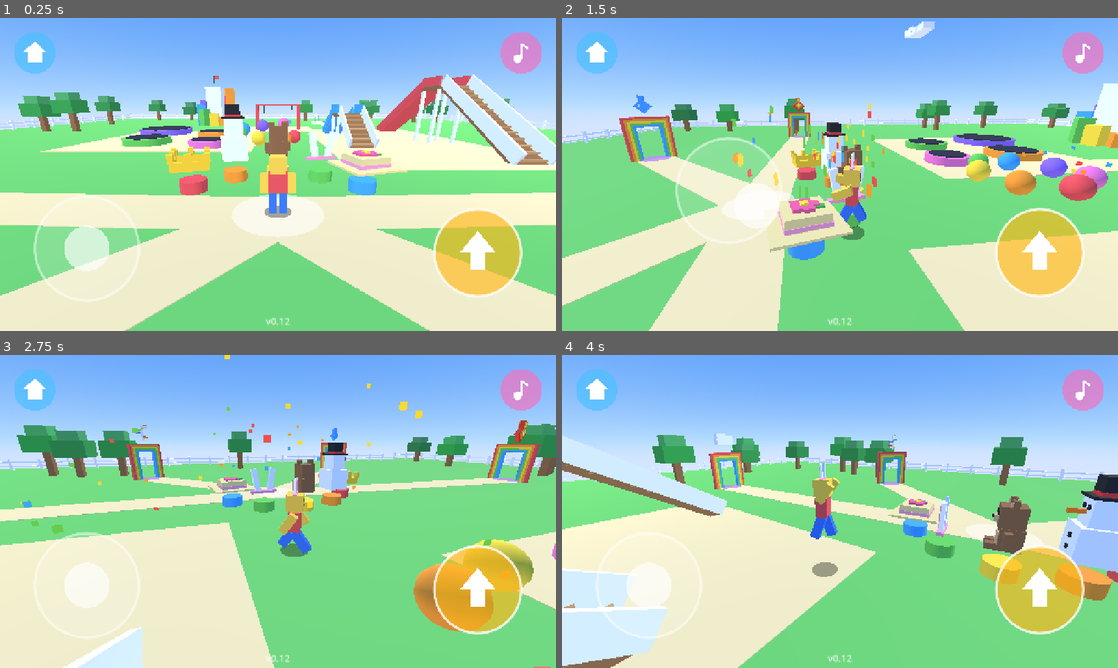
Above: before the commit, frames 1-4 (two rows, left to right).
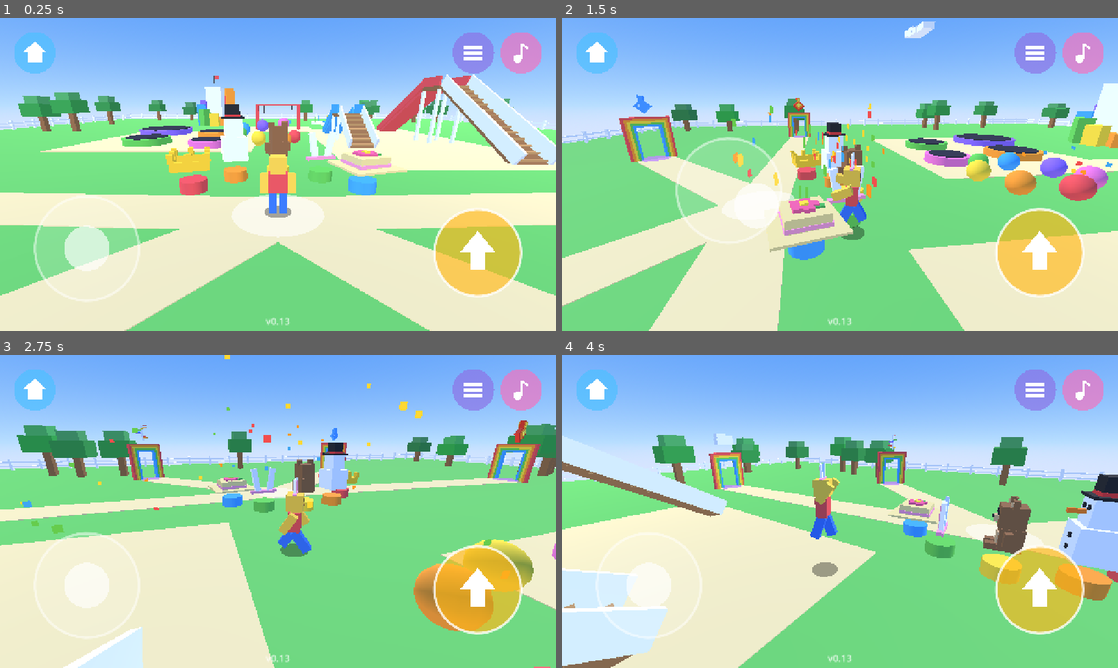
Above: after the commit, the same moments.

Repository: yusufmalikul/jumpbox
Game: Godot game, scene res://scenes/main.tscn
Same seed, same stepped clock (60 frames per second), same inputs: the game is played once before the commit and once after it. Sound files missing from this copy of the repository are replaced by a short silence.
Inputs (mouse positions are in pixels of both pictures, inside the frame that each line leads up to):
- Up to frame 1 (0.25 s): no input
- Up to frame 2 (1.5 s): move the mouse to (962, 158) at 0.52 s; hold D 0.53-1.25 s; hold Q 0.53-1.25 s; click (962, 158) at 0.67 s; tap Space at 0.77 s; drag from (728, 190) to (812, 237) at 1.27 s
- Up to frame 3 (2.75 s): move the mouse to (333, 442) at 2.02 s; hold D from 2.03 s (still down); hold Q from 2.03 s (still down); click (333, 442) at 2.17 s
- Up to frame 4 (4 s): release D at 2.75 s; release Q at 2.75 s; drag from (812, 574) to (673, 464) at 2.77 s; move the mouse to (1006, 558) at 3.52 s; hold A from 3.53 s (still down); hold Q from 3.53 s (still down); click (1006, 558) at 3.67 s; tap Space at 3.77 s

The runs differ from the first frame. In frame 1, 0.8% of the frame differs, in the area x 51-89%, y 4-99%; in frame 2, 0.8%; in frame 3, 0.8%; in frame 4, 0.8%.

Commit message:
Add a menu with About and Exit
A new menu button (three bars, next to the music button) opens the menu
and pauses the game. It has big buttons: "Main lagi" (play again),
"Tentang" (about: name, version, a short line and the Godot credit) and
"Keluar" (close the app).

tests/menu_test.gd checks opening, the about page and closing.
Version 0.13.

Diff:
--- a/project.godot
+++ b/project.godot
@@ -6,7 +6,7 @@
 
 config/name="JumpBox"
 config/description="An offline 3D playground for little kids."
-config/version="0.12"
+config/version="0.13"
 run/main_scene="res://scenes/main.tscn"
 config/features=PackedStringArray("4.7", "GL Compatibility")
 config/icon="res://icon.svg"
--- a/scripts/main.gd
+++ b/scripts/main.gd
@@ -8,6 +8,7 @@
 const Rides := preload("res://scripts/rides.gd")
 const PlayerScript := preload("res://scripts/player.gd")
 const TouchUIScript := preload("res://scripts/touch_ui.gd")
+const MenuScript := preload("res://scripts/menu.gd")
 const SoundScript := preload("res://scripts/sound.gd")
 const Hats := preload("res://scripts/hats.gd")
 ## The jump courses: their script, where they are, and the icon over their door.
@@ -34,6 +35,7 @@
 var _sound: Node
 var _player: Node
 var _ui: Node
+var _menu: Node
 ## The park content, hidden while you are on a course.
 var _park: Node3D
 ## Courses built so far, by name.
@@ -85,6 +87,12 @@
 		_sound.toggle_music()
 		ui.music_on = _sound.music_on
 		ui.queue_redraw())
+	var menu := MenuScript.new()
+	layer.add_child(menu)
+	_menu = menu
+	ui.menu_pressed.connect(func():
+		ui.release_all()
+		menu.open())
 
 	for arg in OS.get_cmdline_user_args():
 		if arg.begins_with("--shot="):
--- /dev/null
+++ b/scripts/menu.gd
@@ -0,0 +1,102 @@
+extends Control
+## The menu: opened with the menu button at the top. It pauses the game and has big
+## buttons to go back to playing, to read about the game, and to close the app.
+
+const BG := Color(0.1, 0.15, 0.3, 0.6)
+const CARD := Color(1, 1, 1, 0.95)
+const TEXT := Color(0.2, 0.2, 0.3)
+
+var _main_box: VBoxContainer
+var _about_box: VBoxContainer
+
+
+func _ready() -> void:
+	set_anchors_and_offsets_preset(Control.PRESET_FULL_RECT)
+	process_mode = Node.PROCESS_MODE_ALWAYS
+	mouse_filter = Control.MOUSE_FILTER_STOP
+	visible = false
+
+	var dim := ColorRect.new()
+	dim.color = BG
+	dim.set_anchors_and_offsets_preset(Control.PRESET_FULL_RECT)
+	add_child(dim)
+
+	var center := CenterContainer.new()
+	center.set_anchors_and_offsets_preset(Control.PRESET_FULL_RECT)
+	add_child(center)
+	var card := PanelContainer.new()
+	var style := StyleBoxFlat.new()
+	style.bg_color = CARD
+	style.set_corner_radius_all(28)
+	style.set_content_margin_all(36)
+	card.add_theme_stylebox_override("panel", style)
+	center.add_child(card)
+	var pages := VBoxContainer.new()
+	card.add_child(pages)
+
+	_main_box = _page(pages)
+	_label(_main_box, "Menu", 48)
+	_button(_main_box, "Main lagi", Color(0.35, 0.75, 0.3), close)
+	_button(_main_box, "Tentang", Color(0.3, 0.65, 0.95), _show_about)
+	_button(_main_box, "Keluar", Color(0.9, 0.35, 0.3), func(): get_tree().quit())
+
+	_about_box = _page(pages)
+	_label(_about_box, "JumpBox", 48)
+	_label(_about_box, "Versi " + str(ProjectSettings.get_setting("application/config/version", "?")), 26)
+	_label(_about_box, "Taman bermain 3D untuk anak-anak.\nMain tanpa internet, tanpa kalah.", 26)
+	_label(_about_box, "Dibuat dengan Godot Engine (lisensi MIT).", 20)
+	_button(_about_box, "Kembali", Color(0.3, 0.65, 0.95), _show_main)
+
+
+func open() -> void:
+	_show_main()
+	visible = true
+	get_tree().paused = true
+
+
+func close() -> void:
+	visible = false
+	get_tree().paused = false
+
+
+func _show_about() -> void:
+	_main_box.visible = false
+	_about_box.visible = true
+
+
+func _show_main() -> void:
+	_main_box.visible = true
+	_about_box.visible = false
+
+
+func _page(parent: Node) -> VBoxContainer:
+	var box := VBoxContainer.new()
+	box.add_theme_constant_override("separation", 20)
+	parent.add_child(box)
+	return box
+
+
+func _label(parent: Node, text: String, font_size: int) -> void:
+	var l := Label.new()
+	l.text = text
+	l.horizontal_alignment = HORIZONTAL_ALIGNMENT_CENTER
+	l.add_theme_font_size_override("font_size", font_size)
+	l.add_theme_color_override("font_color", TEXT)
+	parent.add_child(l)
+
+
+func _button(parent: Node, text: String, color: Color, action: Callable) -> void:
+	var b := Button.new()
+	b.text = text
+	b.custom_minimum_size = Vector2(420, 96)
+	b.add_theme_font_size_override("font_size", 36)
+	b.add_theme_color_override("font_color", Color.WHITE)
+	b.add_theme_color_override("font_pressed_color", Color.WHITE)
+	b.add_theme_color_override("font_hover_color", Color.WHITE)
+	for state in ["normal", "hover", "pressed", "focus"]:
+		var s := StyleBoxFlat.new()
+		s.bg_color = color.darkened(0.15) if state == "pressed" else color
+		s.set_corner_radius_all(48)
+		b.add_theme_stylebox_override(state, s)
+	b.pressed.connect(action)
+	parent.add_child(b)
--- a/scripts/touch_ui.gd
+++ b/scripts/touch_ui.gd
@@ -1,9 +1,11 @@
 extends Control
 ## On-screen controls: a joystick on the left, a big jump button on the right,
-## and drag anywhere else to turn the camera. A home button sends you back to the start.
+## and drag anywhere else to turn the camera. A home button sends you back to the start,
+## and the menu button opens the menu (menu.gd).
 
 signal home_pressed
 signal music_pressed
+signal menu_pressed
 signal stage_prev_pressed
 signal stage_next_pressed
 
@@ -58,6 +60,20 @@
 	return Vector2(size.x - 80, 80)
 
 
+func _menu_center() -> Vector2:
+	return Vector2(size.x - 190, 80)
+
+
+## Lets go of the joystick and the jump button, e.g. when the menu opens over them.
+func release_all() -> void:
+	_joy_touch = -1
+	_jump_touch = -1
+	_look_touch = -1
+	move_vector = Vector2.ZERO
+	jump_down = false
+	queue_redraw()
+
+
 func _stage_center() -> Vector2:
 	return Vector2(size.x * 0.5, 70)
 
@@ -79,6 +95,8 @@
 			home_pressed.emit()
 		elif p.distance_to(_music_center()) < HOME_RADIUS:
 			music_pressed.emit()
+		elif p.distance_to(_menu_center()) < HOME_RADIUS:
+			menu_pressed.emit()
 		elif show_stage and p.distance_to(_stage_center() + Vector2(-130, 0)) < STAGE_ARROW_RADIUS:
 			stage_prev_pressed.emit()
 		elif show_stage and p.distance_to(_stage_center() + Vector2(130, 0)) < STAGE_ARROW_RADIUS:
@@ -148,6 +166,12 @@
 	if not music_on:
 		draw_line(mc + Vector2(-26, -26), mc + Vector2(26, 26), Color(0.9, 0.1, 0.1), 7)
 
+	# Menu button: three white bars.
+	var menu_c := _menu_center()
+	draw_circle(menu_c, HOME_RADIUS, Color(0.55, 0.45, 0.9, 0.7))
+	for k in 3:
+		draw_rect(Rect2(menu_c + Vector2(-22, -16 + k * 13), Vector2(44, 7)), Color.WHITE)
+
 	# Version number, small at the bottom, so we know which build is installed.
 	var version := "v" + str(ProjectSettings.get_setting("application/config/version", "?"))
 	draw_string(ThemeDB.fallback_font, Vector2(0, size.y - 14), version, HORIZONTAL_ALIGNMENT_CENTER, size.x, 22, Color(1, 1, 1, 0.75))
--- /dev/null
+++ b/tests/menu_test.gd
@@ -0,0 +1,30 @@
+extends SceneTree
+## Tapping the menu button opens the menu and pauses the game; "Main lagi" closes it.
+## Run: godot --headless --path . -s tests/menu_test.gd
+
+var _fails := 0
+
+func _check(ok: bool, what: String) -> void:
+	if not ok: _fails += 1
+	print("%s: %s" % [what, "OK" if ok else "FAIL"])
+
+func _initialize():
+	var main = load("res://scenes/main.tscn").instantiate()
+	root.add_child(main)
+	await process_frame
+	var ui = main._ui
+	var menu = main._menu
+	var e := InputEventScreenTouch.new()
+	e.position = ui._menu_center()
+	e.pressed = true
+	ui._input(e)
+	_check(menu.visible and paused, "menu button opens the menu and pauses")
+	menu._about_box.get_child(menu._about_box.get_child_count() - 1).pressed.emit()
+	menu._main_box.get_child(2).pressed.emit()
+	_check(menu._about_box.visible and not menu._main_box.visible, "about page shows")
+	menu._about_box.get_child(menu._about_box.get_child_count() - 1).pressed.emit()
+	_check(menu._main_box.visible, "back to the menu")
+	menu._main_box.get_child(1).pressed.emit()
+	_check(not menu.visible and not paused, "play again closes the menu")
+	print("RESULT: %s" % ("PASS" if _fails == 0 else "FAIL (%d)" % _fails))
+	quit(0 if _fails == 0 else 1)
Not shown, changed: export_presets.cfg
Not shown, added: scripts/menu.gd.uid
Not shown, added: tests/menu_test.gd.uid
Not shown, added: tests/swing_test.gd.uid
Not shown, changed: README.md
